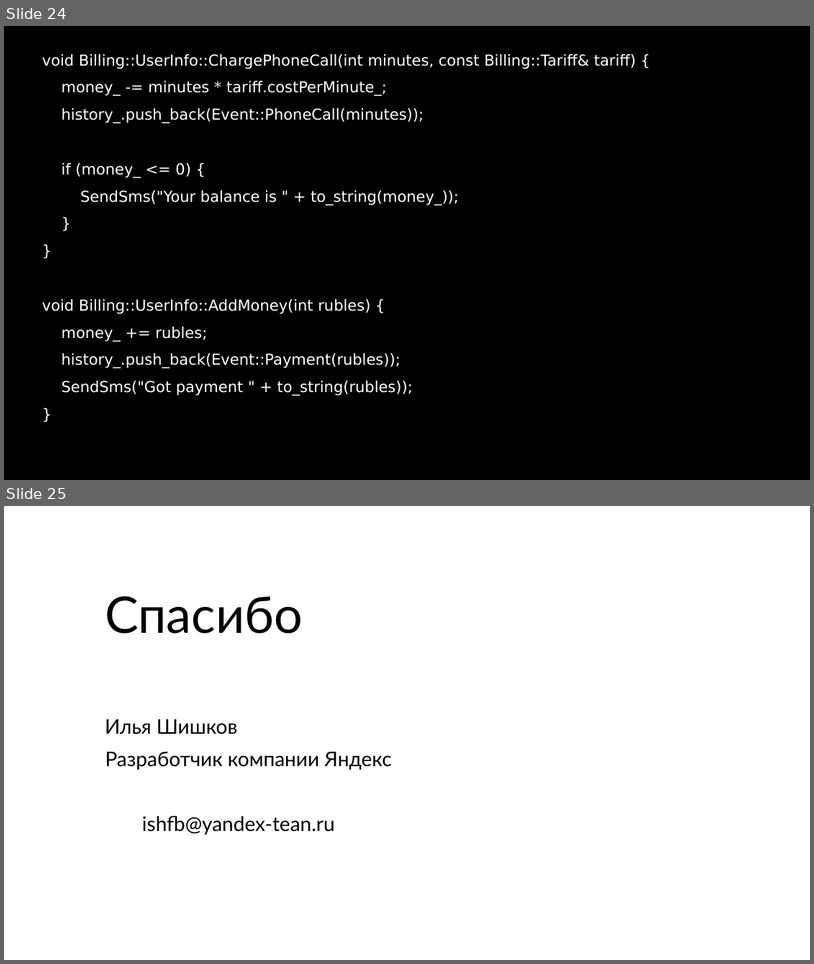
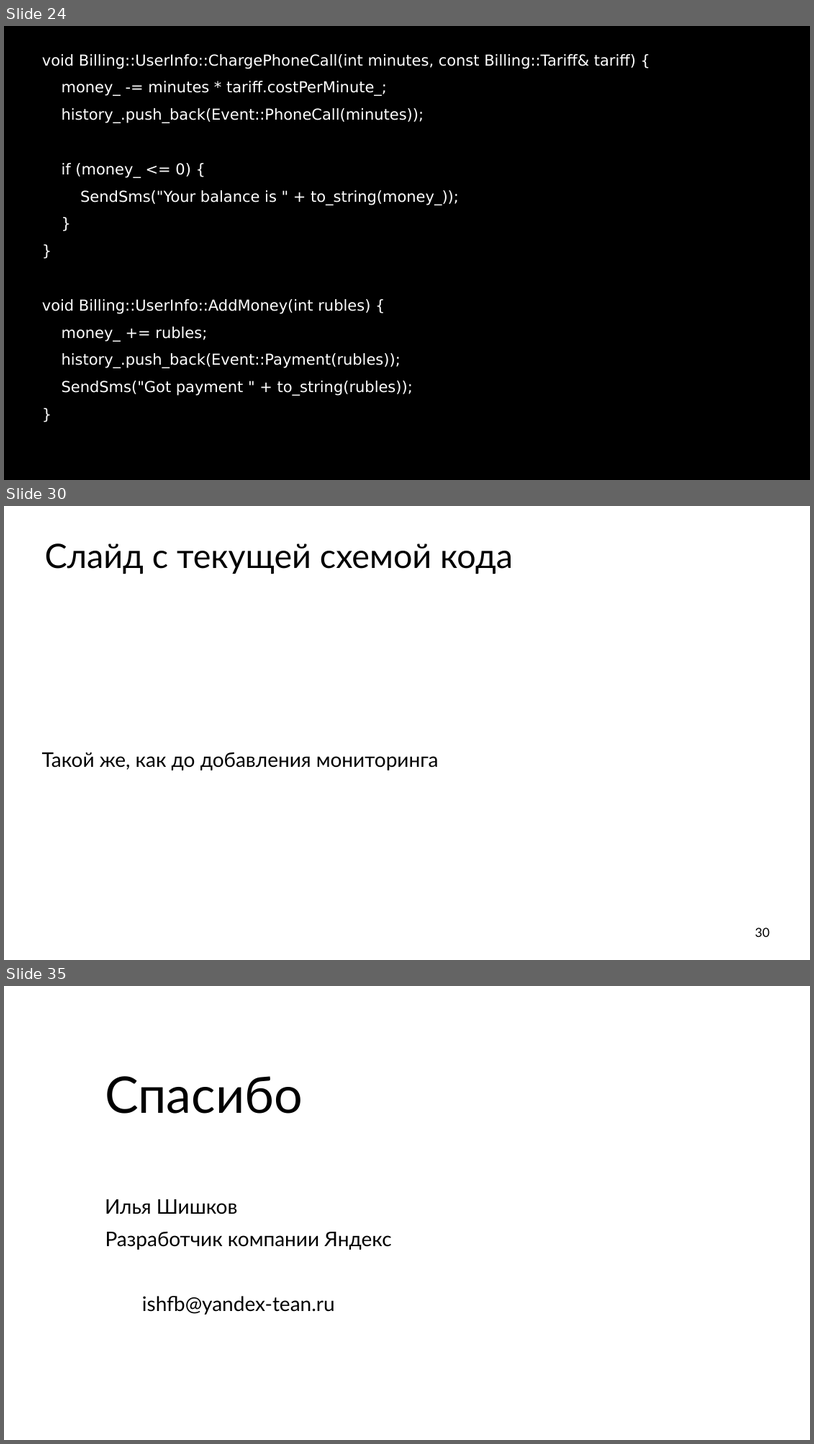
Before and after one commit to ishfb/cpprus17, a slide deck: slides.pptx. Shown one above the other, each under a label of ours: slides 24 and 25 before the commit, slides 24, 30 and 35 after it; the slides between them are not shown. The pictures are 814x964 and 814x1444 pixels, drawn with LibreOffice and Linux fonts; fonts in the diff are those of the drawing; background and template pictures are left out. Boxes give left, top, right and bottom in pixels: in the first picture for what was removed or moved away, otherwise in the second. Text is boxed around its words. In the diff, an @@ line names an element or a change of style, - is before the commit and + after.

Commit message:
Слайды для первоо прогона

```diff
--- a/slides.pptx
+++ b/slides.pptx
@@ slide 30 added at <box>4,506,810,960</box>, background #FFFFFF @@
@@ title added at <box>45,543,513,574</box>, 80 pt, text #000000 @@
+Слайд с текущей схемой кода
@@ text added at <box>42,752,439,770</box>, 48 pt, text #000000 @@
+Такой же, как до добавления мониторинга
@@ page number added at <box>756,927,770,937</box>, 30 pt, text #000000 @@
+30
@@ what was slide 25 is now slide 35 @@
```
Also in this commit, not shown: 9 other slides added, 2 other files.
